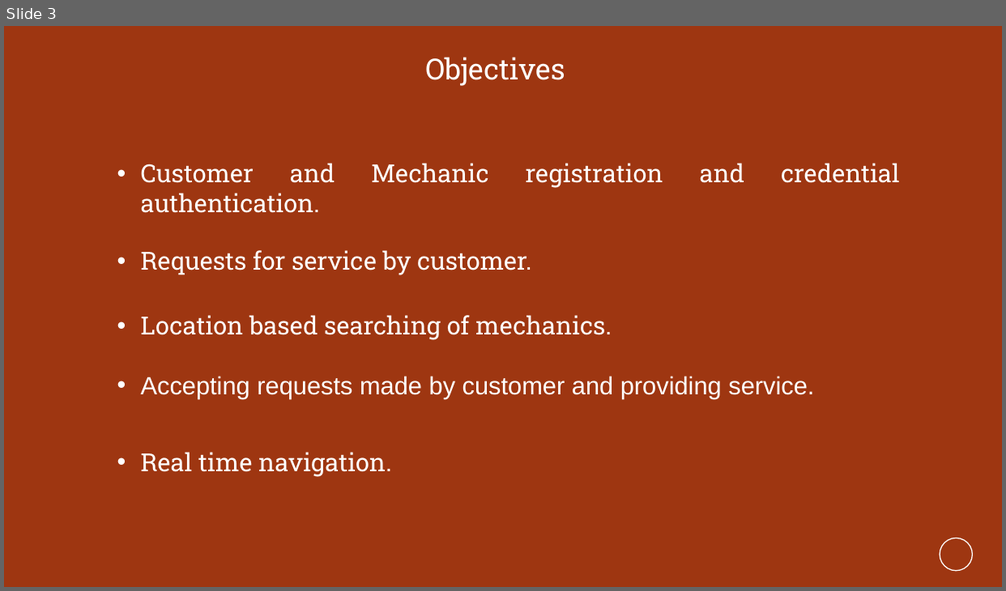
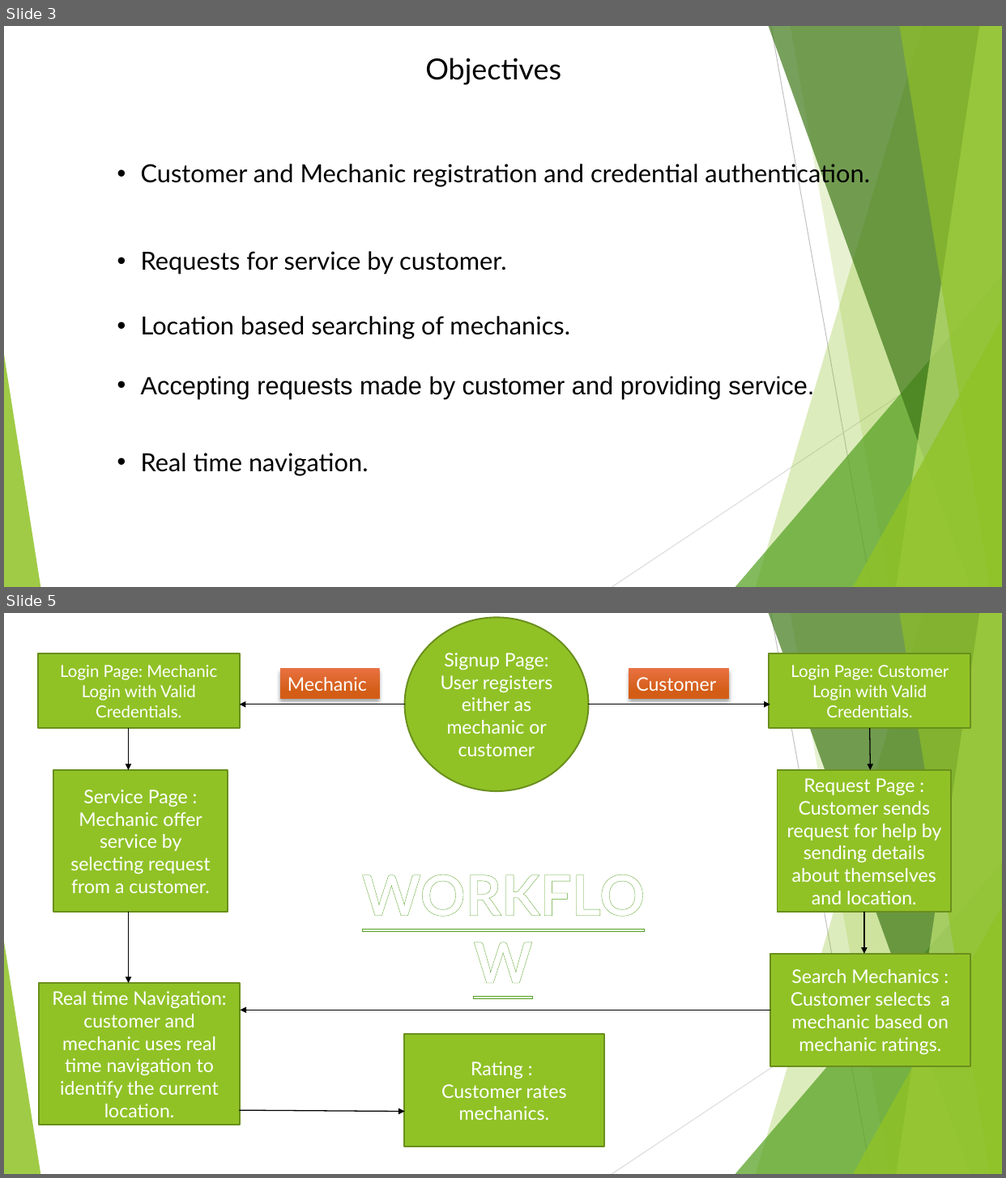
Before and after one commit to sameer-59/ReportContent, a slide deck: On Road PPT.pptx. Shown one above the other, each under a label of ours: slide 3 before the commit, slides 3 and 5 after it; the slides between them are not shown. The pictures are 1006x591 and 1006x1178 pixels, drawn with LibreOffice and Linux fonts; fonts in the diff are those of the drawing; background and template pictures are left out. Boxes give left, top, right and bottom in pixels: in the first picture for what was removed or moved away, otherwise in the second. Text is boxed around its words. In the diff, an @@ line names an element or a change of style, - is before the commit and + after.

```diff
--- a/On Road PPT.pptx
+++ b/On Road PPT.pptx
@@ slide 5 added at <box>4,613,1002,1174</box>, background #FFFFFF; not listed: 10 template elements that a slide beside it also shows @@
@@ ellipse added at <box>404,618,589,791</box>, fill #90C226, outline #6B901C 1.5 pt, 18 pt, text #FFFFFF @@
+Signup Page: User registers either as mechanic or customer
@@ rectangle added at <box>39,653,240,728</box>, fill #90C226, outline #6B901C 1.5 pt, 16 pt, text #FFFFFF @@
+Login Page: Mechanic Login with Valid Credentials.
@@ rectangle added at <box>769,653,970,728</box>, fill #90C226, outline #6B901C 1.5 pt, 16 pt, text #FFFFFF @@
+Login Page: Customer Login with Valid Credentials.
@@ rectangle added at <box>280,668,380,698</box>, fill gradient #E87242 to #D35D16, 18 pt, text #FFFFFF @@
+Mechanic
@@ rectangle added at <box>629,668,730,698</box>, fill gradient #E87242 to #D35D16, 18 pt, text #FFFFFF @@
+Customer
@@ arrow added from (404, 705) to (240, 705), #000000 1 pt @@
@@ arrow added from (589, 705) to (770, 705), #000000 1 pt @@
@@ arrow added from (128, 728) to (128, 770), #000000 1 pt @@
@@ arrow added from (870, 728) to (870, 770), #000000 1 pt @@
@@ rectangle added at <box>53,770,227,913</box>, fill #90C226, outline #6B901C 1.5 pt, 18 pt, text #FFFFFF @@
+Service Page : Mechanic offer service by selecting request from a customer.
@@ rectangle added at <box>778,770,951,913</box>, fill #90C226, outline #6B901C 1.5 pt, 18 pt, text #FFFFFF @@
+Request Page : Customer sends request for help by sending details about themselves and location.
@@ text added at <box>339,856,668,932</box>, 54 pt, text #FFFFFF, bold, underline @@
+WORKFLOW
@@ arrow added from (128, 913) to (128, 983), #000000 1 pt @@
@@ arrow added from (864, 913) to (864, 954), #000000 1 pt @@
@@ rectangle added at <box>770,954,971,1066</box>, fill #90C226, outline #6B901C 1.5 pt, 18 pt, text #FFFFFF @@
+Search Mechanics : Customer selects a mechanic based on mechanic ratings.
@@ rectangle added at <box>39,983,240,1126</box>, fill #90C226, outline #6B901C 1.5 pt, 18 pt, text #FFFFFF @@
+Real time Navigation: customer and mechanic uses real time navigation to identify the current location.
@@ arrow added from (770, 1011) to (240, 1011), #000000 1 pt @@
@@ rectangle added at <box>404,1034,604,1147</box>, fill #90C226, outline #6B901C 1.5 pt, 18 pt, text #FFFFFF @@
+Rating :
+Customer rates mechanics.
@@ arrow added from (240, 1111) to (404, 1112), #000000 1 pt @@
@@ slide 3 changed as well @@
@@ background #9E3611 to #FFFFFF @@
@@ text "Accepting requests made by customer ..." at <box>141,376,814,399</box>: text colour #FFFFFF to #000000 @@
@@ group added at <box>4,26,1002,587</box>: 5 freeform shapes, 3 triangles, 2 lines @@
@@ font Roboto Slab to Lato, text colour #FFFFFF to #000000 in 5 elements at <box>425,58,561,85</box>, <box>141,161,870,188</box>, <box>141,251,507,275</box>, <box>141,316,570,339</box>, <box>141,453,368,476</box> @@
@@ ellipse removed at <box>940,538,973,571</box> @@
```
Also in this commit, not shown: 2 other slides changed, 7 other slides added.
